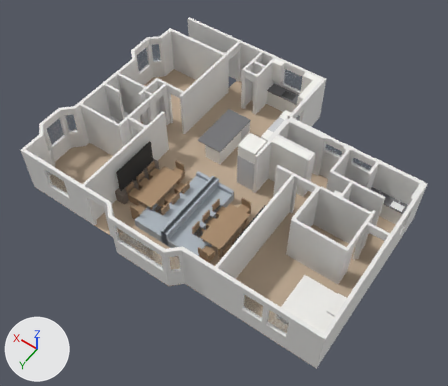
What one commit did to the glTF model house.glb.
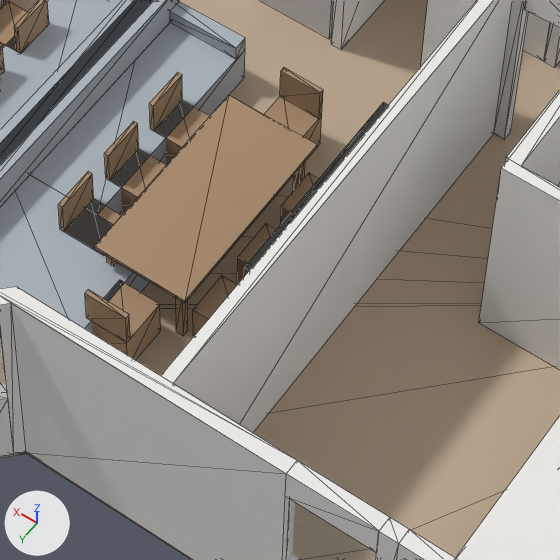
The first picture shows the older version from a 50 mm camera at (-2.45, 20.55, 21.87) aimed at (7.29, 6.91, 0.44). The close-ups show the older and then the newer version on the part from 40% to 68% of the width and 47% to 80% of the height of that picture. Only the edits that show in the close-ups are written down. The lights are fixed; the arrows at lower left show +X, +Y and +Z. The close-ups show mesh edges as thin lines. Where no turn or scale is listed for an object, it has been applied to the vertices.

The first close-up shows 'A chair', 'A sofa', 'A tv', 'B chair', 'B sofa', 'B table', 'FP Appliances', 'FP Bed', 'FP Cabinets', 'FP Floor', 'FP Glass', 'FP Walls'.
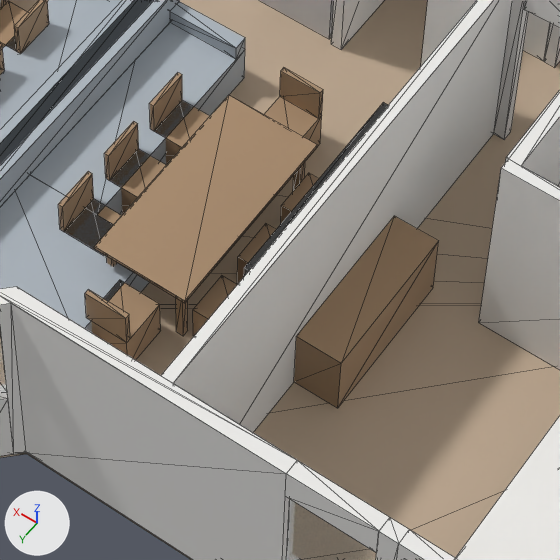
The change, as a diff of the scene's bpy script:
```diff
--- a/house.glb.py
+++ b/house.glb.py
@@ me_fp_bedroom_furniture @@
+me_fp_bedroom_furniture.from_pydata(...)  # a box spanning x 4.07..4.55, y 7.69..9.29, z 0.0..0.78
+me_fp_bedroom_furniture.materials.append(mat_fp_wood)  # brown #aa8b6c
@@ ob_fp_bedroom_furniture @@
+ob_fp_bedroom_furniture = bpy.data.objects.new('FP Bedroom Furniture', me_fp_bedroom_furniture)
+ob_fp_bedroom_furniture.location = (0.0, 0.0, 0.0)
```

Pixel boxes [x1, y1, x2, y2] of what changed, in the close-ups (560 x 560 px):
'FP Bedroom Furniture', added (brown): after [294, 216, 439, 408]
